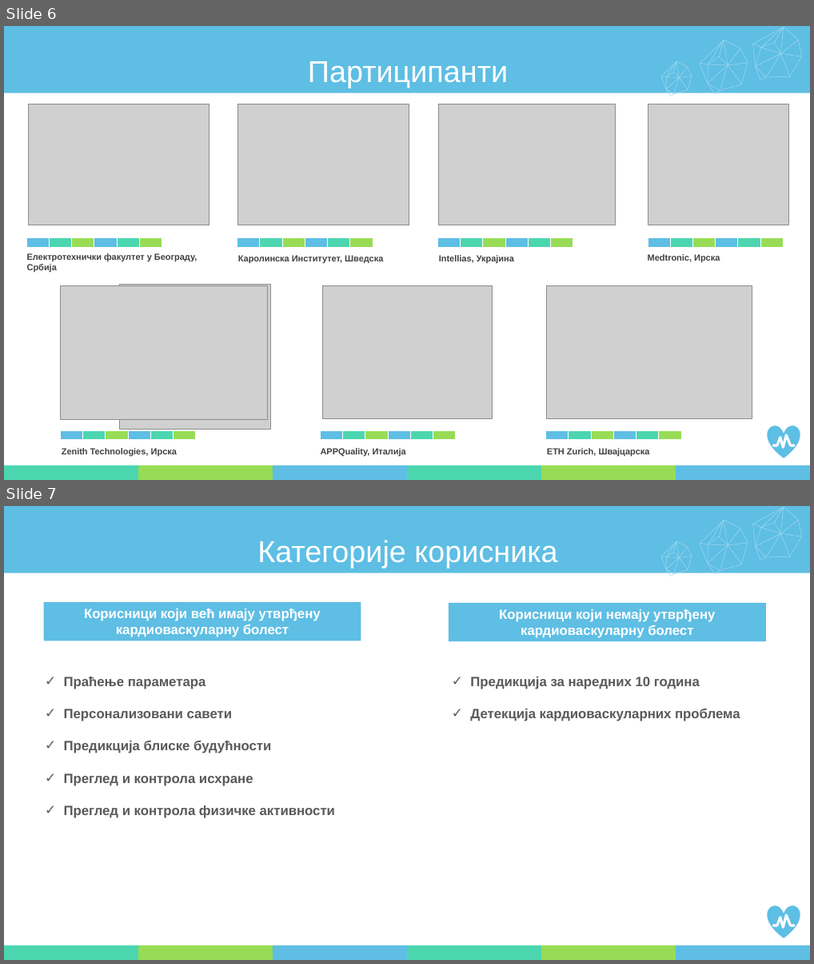
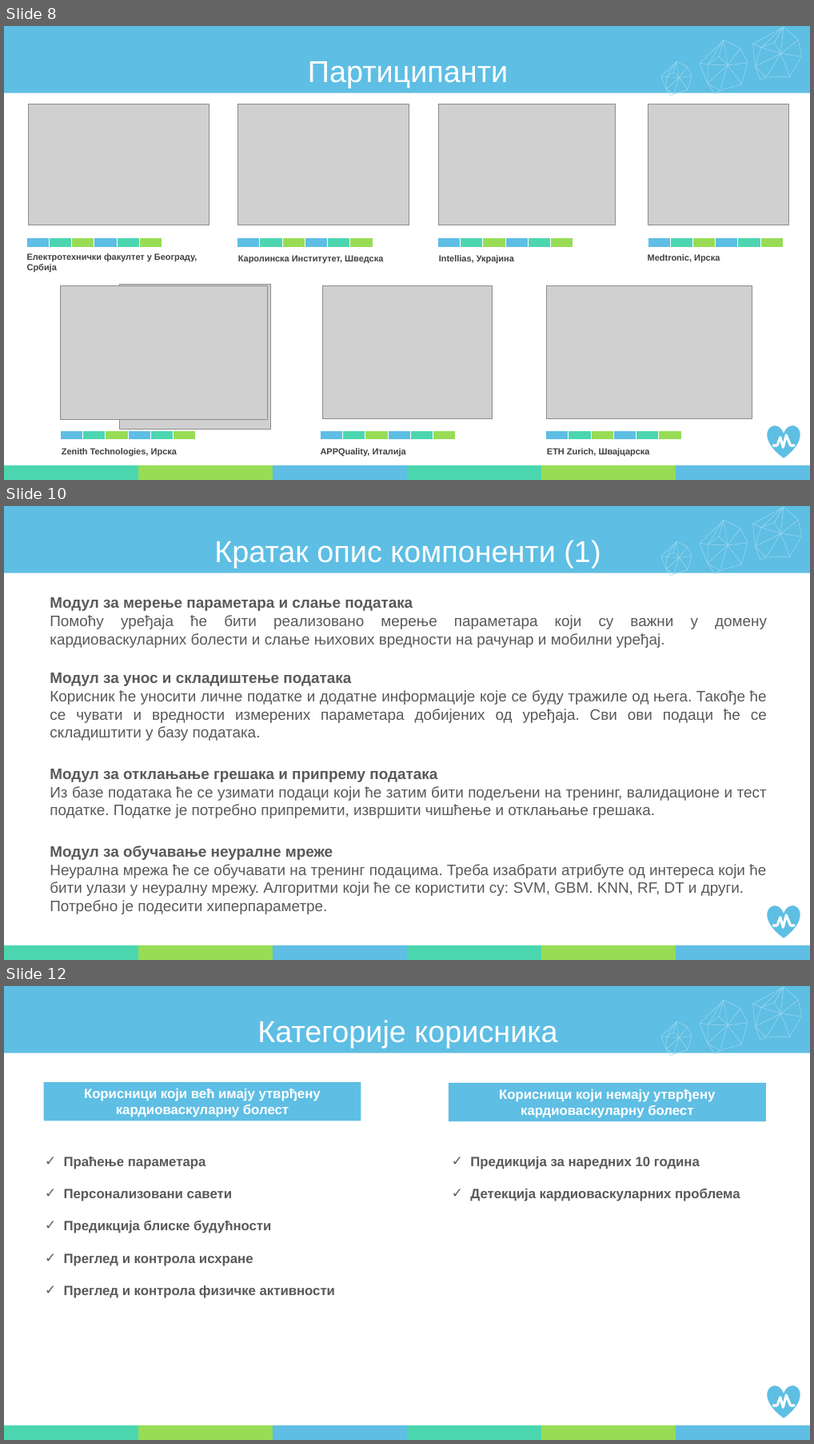
Before and after one commit to PetrovicT/CardioGuardian, a slide deck: Faza III/prezentacija.pptx. Shown one above the other, each under a label of ours: slides 6 and 7 before the commit, slides 8, 10 and 12 after it; the slides between them are not shown. The pictures are 814x964 and 814x1444 pixels, drawn with LibreOffice and Linux fonts; fonts in the diff are those of the drawing; grey boxes stand for pictures. Boxes give left, top, right and bottom in pixels: in the first picture for what was removed or moved away, otherwise in the second. Text is boxed around its words. In the diff, an @@ line names an element or a change of style, - is before the commit and + after.

```diff
--- a/Faza III/prezentacija.pptx
+++ b/Faza III/prezentacija.pptx
@@ slide 10 added at (4,506,810,960), background #FFFFFF; not listed: 74 template elements that a slide beside it also shows @@
@@ text added at (214,540,601,568), 36 pt, text #FFFFFF @@
+Кратак опис компоненти (1)
@@ text added at (50,597,767,914), 18 pt, text #595959 @@
+Модул за мерење параметара и слање података
+Помоћу уређаја ће бити реализовано мерење параметара који су важни у домену кардиоваскуларних болести и слање њихових вредности на рачунар и мобилни уређај.
+Модул за унос и складиштење података
+Корисник ће уносити личне податке и додатне информације које се буду тражиле од њега. Такође ће се чувати и вредности измерених параметара добијених од уређаја. Сви ови подаци ће се складиштити у базу података.
+Модул за отклањање грешака и припрему података
+Из базе података ће се узимати подаци који ће затим бити подељени на тренинг, валидационе и тест податке. Податке је потребно припремити, извршити чишћење и отклањање грешака.
+Модул за обучавање неуралне мреже
+Неурална мрежа ће се обучавати на тренинг подацима. Треба изабрати атрибуте од интереса који ће бити улази у неуралну мрежу. Алгоритми који ће се користити су: SVM, GBM. KNN, RF, DT и други. Потребно је подесити хиперпараметре.
@@ what was slide 6 is now slide 8 @@
@@ what was slide 7 is now slide 12 @@
```
Also in this commit, not shown: 4 slides changed, 4 other slides added, 3 slides removed, 3 other files.
